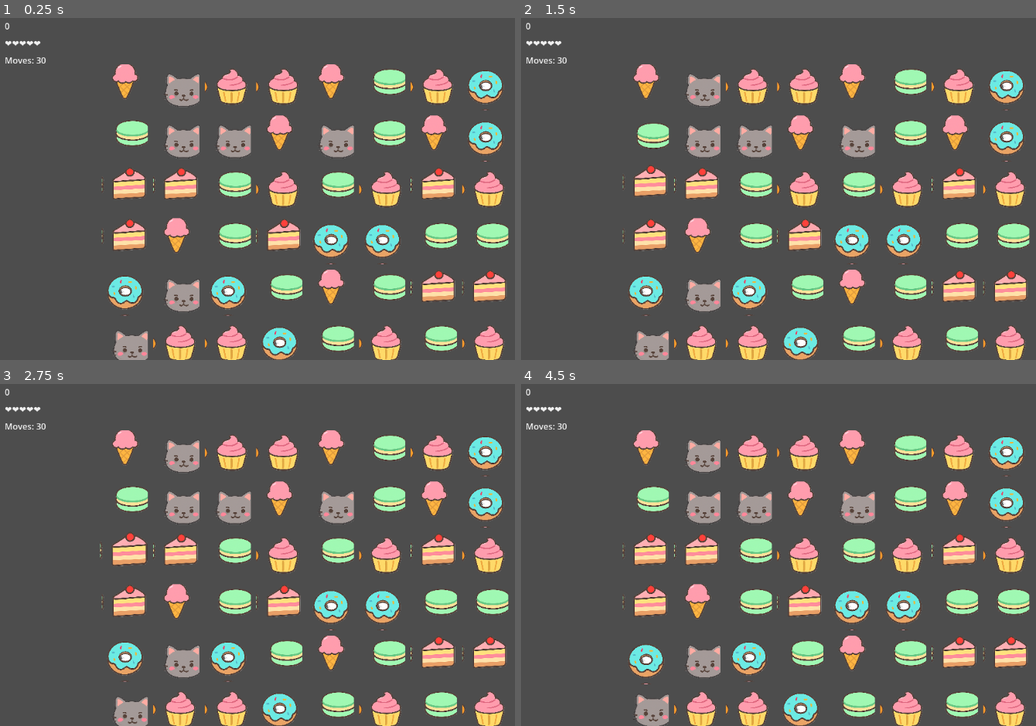
Above: before the commit, frames 1-4 (two rows, left to right).
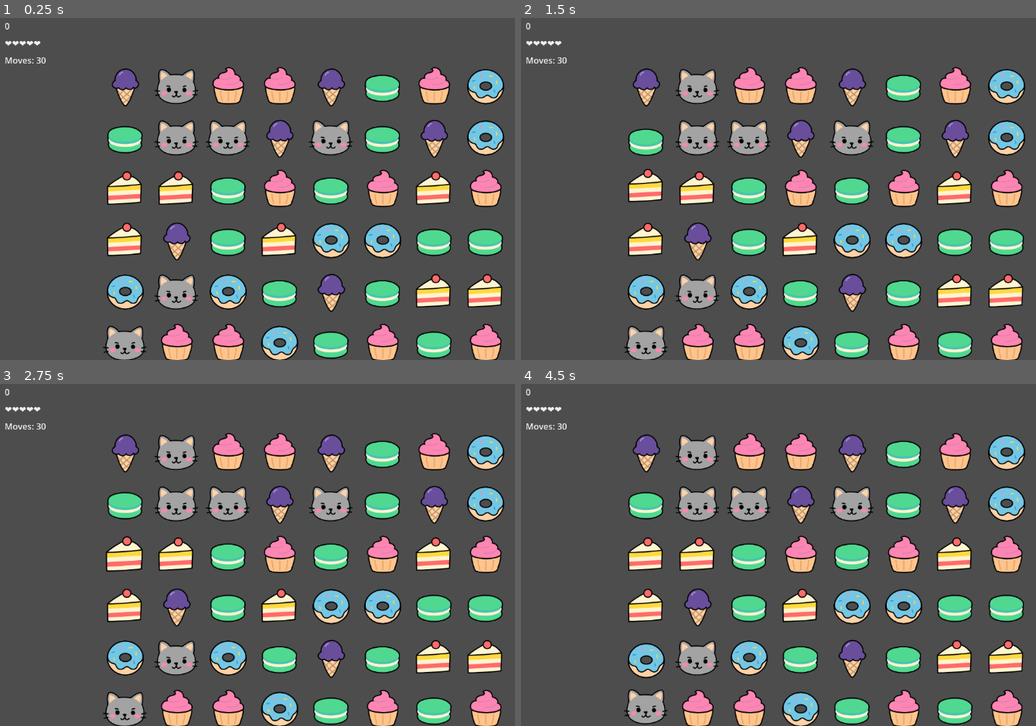
Above: after the commit, the same moments.

Repository: olgabiro/kwazy-catcakes
Game: Godot game, scene res://scenes/Main.tscn
Same seed, same stepped clock (60 frames per second), same inputs: the game is played once before the commit and once after it. Sound files missing from this copy of the repository are replaced by a short silence.
Inputs (mouse positions are in pixels of both pictures, inside the frame that each line leads up to):
- Up to frame 1 (0.25 s): no input
- Up to frame 2 (1.5 s): tap Enter (ui_accept) at 0.5, 1.25 s; drag from (644, 86) to (644, 189) at 0.52 s; drag from (644, 137) to (644, 240) at 1.27 s
- Up to frame 3 (2.75 s): tap Enter (ui_accept) at 2 s; move the mouse to (123, 555) at 2.02 s; hold Enter (ui_accept) from 2.03 s (still down); tap R at 2.1 s; click (123, 555) at 2.17 s
- Up to frame 4 (4.5 s): release Enter (ui_accept) at 2.75 s; drag from (644, 606) to (644, 503) at 2.77 s; tap Enter (ui_accept) at 3.5, 4.25 s; drag from (644, 657) to (644, 555) at 3.52 s; drag from (644, 708) to (644, 555) at 4.27 s

The runs differ from the first frame. In frame 1, 25% of the frame differs, in the area x 19-99%, y 13-100%; in frame 2, 25%; in frame 3, 25%; in frame 4, 25%.

Commit message:
reworked the icons

Diff:
--- a/scenes/Dessert.tscn
+++ b/scenes/Dessert.tscn
@@ -1,6 +1,6 @@
-[gd_scene load_steps=2 format=3]
+[gd_scene load_steps=3 format=3 uid="uid://cmmyav1l8y38p"]
 
-[ext_resource type="Script" path="res://scripts/dessert.gd" id="1"]
+[ext_resource type="Script" uid="uid://cwg1ry8v72bmu" path="res://scripts/dessert.gd" id="1"]
 
 [sub_resource type="CircleShape2D" id="1"]
 radius = 48.0
--- a/scripts/board.gd
+++ b/scripts/board.gd
@@ -277,7 +277,7 @@
 	p.initial_velocity_max = 220
 	p.spread = 360
 	p.position = pos
-	p.texture = Sprites.dessert_texture(0)
+	p.texture = Sprites.kaboom()
 	add_child(p)
 
 func _in_bounds(p: Vector2i) -> bool:
--- a/scripts/game.gd
+++ /dev/null
@@ -1,78 +0,0 @@
-extends Node2D
-
-@onready var cat: Cat = $Cat
-@onready var spawn_timer: Timer = $SpawnTimer
-@onready var score_label: Label = $CanvasLayer/HUD/Score
-@onready var lives_label: Label = $CanvasLayer/HUD/Lives
-@onready var bg: ColorRect = $CanvasLayer/BG
-@onready var music: AudioStreamPlayer = $Music
-
-var score := 0
-var lives := 3
-var speed_scale := 1.0
-var rng := RandomNumberGenerator.new()
-
-func _ready() -> void:
-	rng.randomize()
-	# Theme
-	var theme_node := GameTheme.new()
-	add_child(theme_node)
-	var colors := theme_node.colors
-	var bg_color := Color.from_string(str(colors.get("highlight-white", "#F1F1F1")), Color(0.945,0.945,0.945))
-	bg.color = bg_color
-	# Setup
-	update_hud()
-	spawn_timer.start()
-	music.play()
-
-func update_hud() -> void:
-	score_label.text = str(score)
-	lives_label.text = "❤".repeat(lives)
-
-func _on_SpawnTimer_timeout() -> void:
-	spawn_dessert()
-	# Increase difficulty
-	speed_scale = clamp(speed_scale + 0.02, 1.0, 2.2)
-	spawn_timer.wait_time = max(0.4, spawn_timer.wait_time * 0.98)
-
-func spawn_dessert() -> void:
-	var d: Dessert = load("res://scenes/Dessert.tscn").instantiate()
-	var viewport := get_viewport_rect()
-	var x := rng.randf_range(40.0, viewport.size.x - 40.0)
-	d.position = Vector2(x, -30)
-	d.fall_speed *= speed_scale
-	add_child(d)
-	d.setup(viewport.size.y)
-	d.collected.connect(_on_dessert_collected)
-	d.missed.connect(_on_dessert_missed)
-	# Connect overlap with cat for collection
-	d.area_entered.connect(func(a):
-		if a == cat:
-			cat.celebrate()
-			d.on_collected()
-	)
-
-func _on_dessert_collected(points:int) -> void:
-	score += points
-	update_hud()
-
-func _on_dessert_missed() -> void:
-	lives -= 1
-	update_hud()
-	if lives <= 0:
-		game_over()
-
-func game_over() -> void:
-	spawn_timer.stop()
-	music.stop()
-	var over := Label.new()
-	over.text = "Game Over\nScore: %s\nPress R to restart" % score
-	over.horizontal_alignment = HORIZONTAL_ALIGNMENT_CENTER
-	over.vertical_alignment = VERTICAL_ALIGNMENT_CENTER
-	over.size = get_viewport_rect().size
-	over.add_theme_color_override("font_color", Color.from_string("#2D9CDB", Color.SKY_BLUE))
-	$CanvasLayer/HUD.add_child(over)
-
-func _unhandled_input(event: InputEvent) -> void:
-	if event.is_action_pressed("ui_accept") or (event is InputEventKey and event.physical_keycode == KEY_R):
-		get_tree().reload_current_scene()
--- a/scripts/main.gd
+++ b/scripts/main.gd
@@ -58,19 +58,19 @@
 	center.anchor_bottom = 1.0
 	overlay.add_child(center)
 	var label := Label.new()
-	label.text = "Game Over\nClick to restart"
+	label.text = "YOU DIED"
 	label.horizontal_alignment = HORIZONTAL_ALIGNMENT_CENTER
 	label.vertical_alignment = VERTICAL_ALIGNMENT_CENTER
 	label.add_theme_color_override("font_color", Color.from_string("#2D9CB", Color.FIREBRICK))
 	# compute box size from text
-	var pad := Vector2(100, 18)
+	var pad := Vector2(400, 5)
 	var box_size := label.get_minimum_size() + pad * 2.0
 	var panel := ColorRect.new()
 	panel.color = Color(0,0,0,0.9)
 	panel.custom_minimum_size = box_size
 	center.add_child(panel)
 	label.position = pad
-	label.size = box_size - pad * 2.0
+	#label.size = box_size - pad * 2.0
 	panel.add_child(label)
 
 func _unhandled_input(event: InputEvent) -> void:
--- a/scripts/sprites.gd
+++ b/scripts/sprites.gd
@@ -2,6 +2,7 @@
 class_name Sprites
 
 const ATLAS_PATH := "res://assets/sprites/sprites.png"
+const DONUT_PATH := "res://assets/sprites/donut.png"
 const COLS := 3
 const ROWS := 3
 
@@ -23,30 +24,26 @@
 	t.region = rect(col,row)
 	return t
 
-static func cat_happy() -> AtlasTexture:
-	return make_region(0,0)
+static func cat_happy() -> Texture2D:
+	return load("res://assets/sprites/kitten happy.png")
 
-static func cat_grumpy1() -> AtlasTexture:
-	return make_region(1,0)
+static func cat_angry() -> Texture2D:
+	return load("res://assets/sprites/kitten angry.png")
 
-static func cat_grumpy2() -> AtlasTexture:
-	return make_region(2,0)
+static func kaboom() -> Texture2D:
+	return load("res://assets/sprites/kaboom.png")
 
-static func dessert_regions() -> Array[Rect2i]:
+static func dessert_textures() -> Array[Texture2D]:
 	return [
-		rect(0,1), # burst/star
-		rect(1,1), # cupcake
-		rect(2,1), # donut
-		rect(0,2), # macaron
-		rect(1,2), # cake
-		rect(2,2)  # ice cream
+		load("res://assets/sprites/cupcake.png"),
+		load("res://assets/sprites/donut.png"),
+		load("res://assets/sprites/macaron.png"),
+		load("res://assets/sprites/cake.png"),
+		load("res://assets/sprites/ice cream.png")
 	]
 
 static func dessert_texture(index:int) -> AtlasTexture:
-	var t := AtlasTexture.new()
-	t.atlas = atlas()
-	t.region = dessert_regions()[index]
-	return t
+	return dessert_textures()[index]
 
 static func random_dessert_index(rng: RandomNumberGenerator) -> int:
-	return rng.randi_range(0, dessert_regions().size() - 1)
+	return rng.randi_range(0, dessert_textures().size() - 1)
--- a/scripts/tile.gd
+++ b/scripts/tile.gd
@@ -38,9 +38,9 @@
 
 func make_angry() -> void:
 	if is_cat():
-		anger = clamp(anger + 1, 0, 3)
+		anger = clamp(anger + 1, 0, 2)
 		_refresh_texture()
-		if anger >= 3:
+		if anger >= 2:
 			emit_signal("scratched")
 			emit_signal("explosion", Vector2(-50, -50))
 			calm_down()
@@ -61,16 +61,11 @@
 		match anger:
 			0:
 				sprite.texture = Sprites.cat_happy()
-			1:
-				sprite.texture = Sprites.cat_grumpy1()
-			2:
-				sprite.texture = Sprites.cat_grumpy2()
-			3:
-				sprite.modulate = Color(1.3, 0.7, 0.7, 1.0)
+			1, 2:
+				sprite.texture = Sprites.cat_angry()
 	else:
 		var idx := type # 0..4 desserts
-		# atlas dessert order: 0 burst, 1 cupcake, 2 donut, 3 macaron, 4 cake, 5 ice cream
-		sprite.texture = Sprites.dessert_texture(idx + 1)
+		sprite.texture = Sprites.dessert_texture(idx)
 	# fit to cell if set
 	if sprite.texture:
 		fit_to(Board.TILE_SIZE * 0.9)
Binary file added: assets/sprites/cake.png
Not shown, added: assets/sprites/cake.png.import
Binary file added: assets/sprites/cupcake.png
Not shown, added: assets/sprites/cupcake.png.import
Binary file added: assets/sprites/donut.png
Not shown, added: assets/sprites/donut.png.import
Binary file added: assets/sprites/ice cream.png
Not shown, changed: assets/sprites/ice cream.png.import
Binary file added: assets/sprites/kaboom.png
Not shown, added: assets/sprites/kaboom.png.import
Binary file added: assets/sprites/kitten angry.png
Not shown, added: assets/sprites/kitten angry.png.import
(and 9 more such lines)
